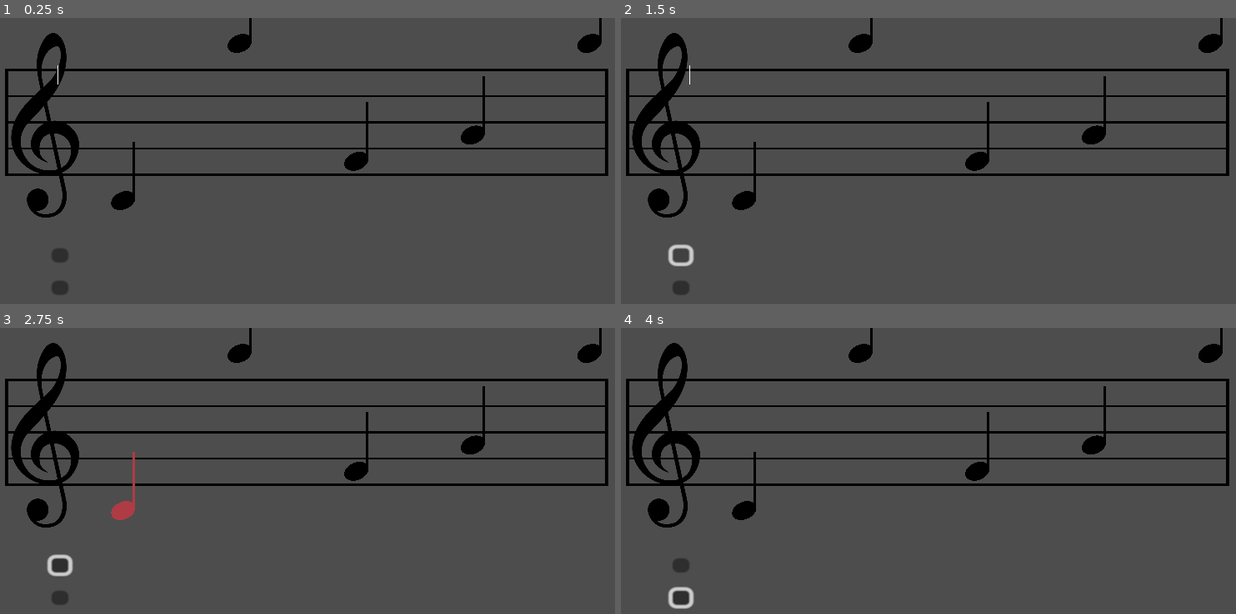
Above: before the commit, frames 1-4 (two rows, left to right).
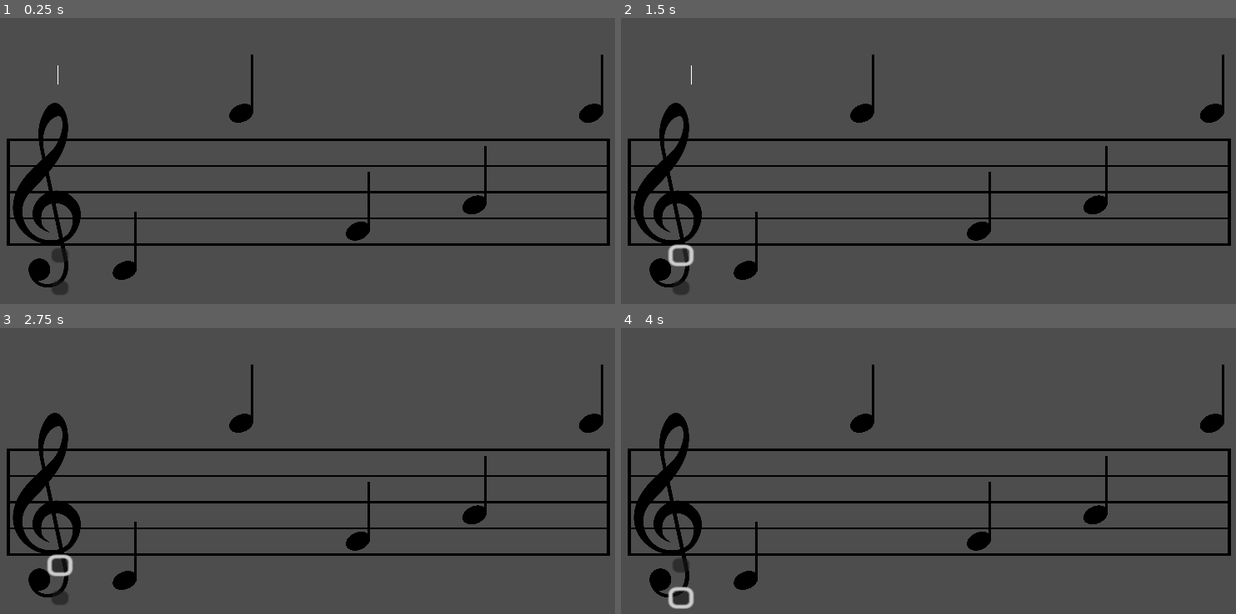
Above: after the commit, the same moments.

Repository: Sniggiho/COMP225-Reluna
Game: Godot game, scene res://Scenes/firstScene.tscn
Two runs of this game, one before a commit and one after it. Both use one fixed random seed, a clock stepped at 60 frames per second and the inputs below.
Inputs (mouse positions are in pixels of both pictures, inside the frame that each line leads up to):
- Up to frame 1 (0.25 s): no input
- Up to frame 2 (1.5 s): click (682, 255) at 0.5 s; click (682, 255) at 1.25 s
- Up to frame 3 (2.75 s): click (123, 511) at 2.02 s
- Up to frame 4 (4 s): click (682, 596) at 2.75 s; click (744, 511) at 3.52 s

The runs differ from the first frame. In frame 1, 13% of the frame differs, in the area x 0-100%, y 0-95%; in frame 2, 13%; in frame 3, 13%; in frame 4, 13%.

Commit message:
Moved the staff down a little, made playbar hitbox huge

Diff:
--- a/Project/Scenes/PlayBar/play_bar.tscn
+++ b/Project/Scenes/PlayBar/play_bar.tscn
@@ -3,6 +3,7 @@
 [ext_resource type="Script" path="res://Scenes/PlayBar/PlayBar.gd" id="1_3y8rp"]
 
 [sub_resource type="RectangleShape2D" id="RectangleShape2D_1cbyy"]
+size = Vector2(20, 1000)
 
 [node name="PlayBar" type="Polygon2D"]
 position = Vector2(176, -74)
--- a/Project/Scenes/firstScene.tscn
+++ b/Project/Scenes/firstScene.tscn
@@ -14,7 +14,7 @@
 [node name="Main" type="Node2D"]
 
 [node name="MusicStaff" parent="." instance=ExtResource("5_bafn2")]
-position = Vector2(74, 125)
+position = Vector2(78, 293)
 
 [node name="Path2D" type="Path2D" parent="MusicStaff"]
 position = Vector2(0, 93)
